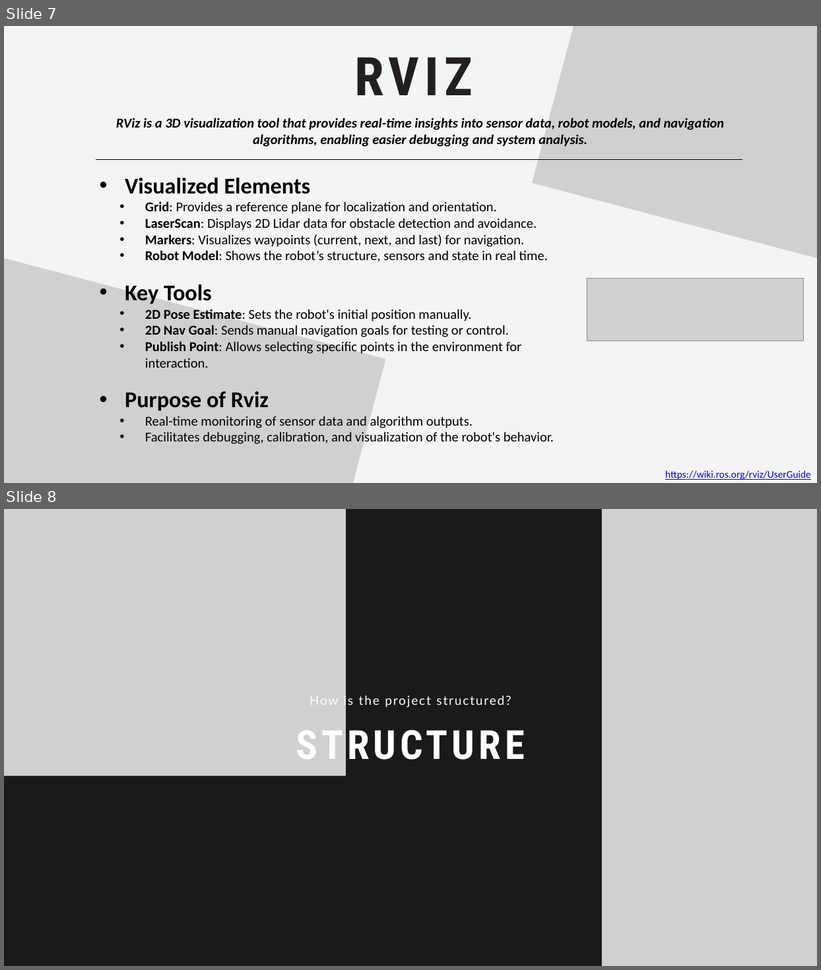
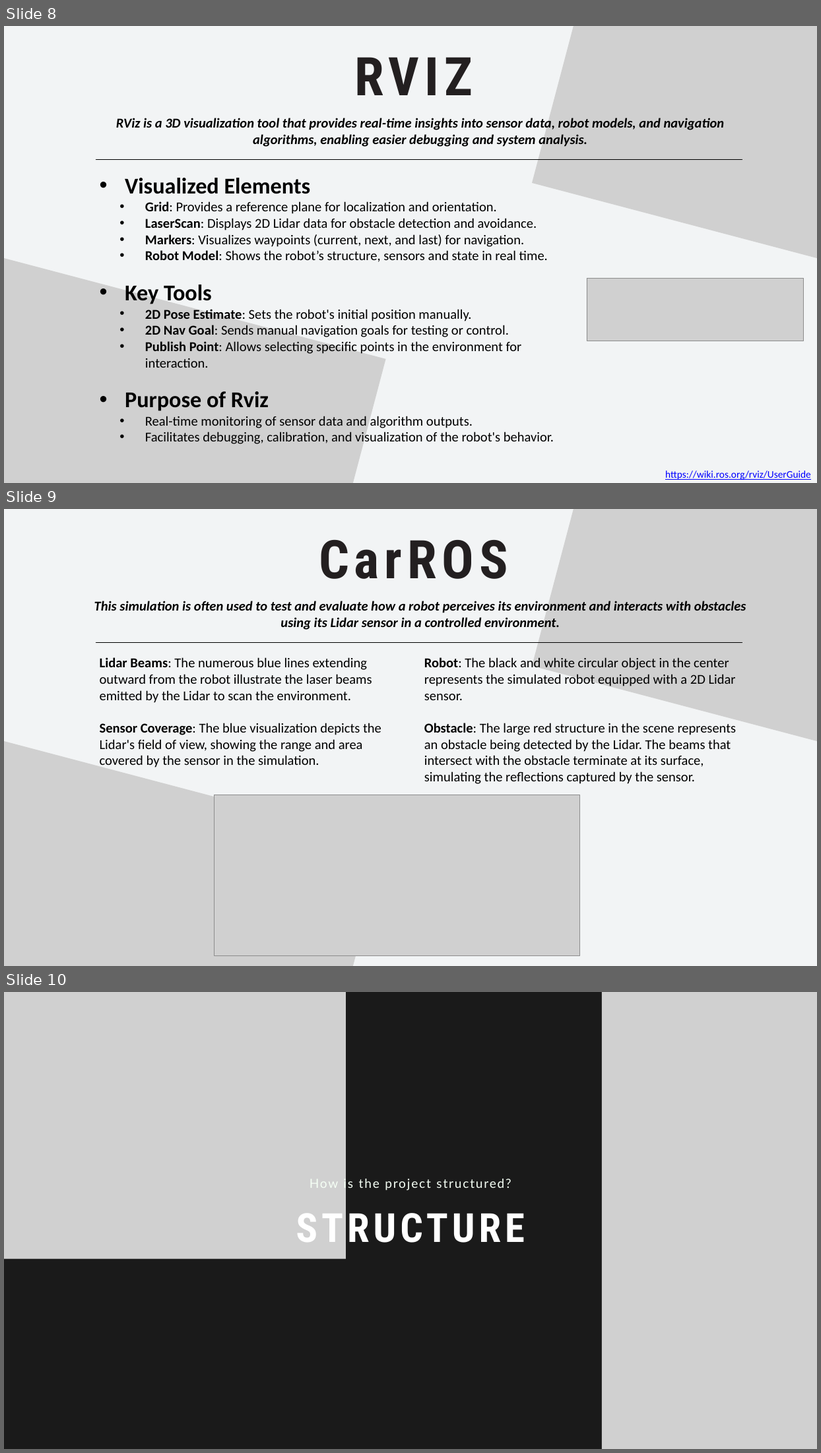
Before and after one commit to Endless077/Simple_CarROS, a slide deck: ros_presentation.pptx. Shown one above the other, each under a label of ours: slides 7 and 8 before the commit, slides 8, 9 and 10 after it. The pictures are 821x970 and 821x1453 pixels, drawn with LibreOffice and Linux fonts; fonts in the diff are those of the drawing; grey boxes stand for pictures. Boxes give left, top, right and bottom in pixels: in the first picture for what was removed or moved away, otherwise in the second. Text is boxed around its words. In the diff, an @@ line names an element or a change of style, - is before the commit and + after.

```diff
--- a/ros_presentation.pptx
+++ b/ros_presentation.pptx
@@ slide 9 added at [4,509,817,966], background #F2F4F5 @@
@@ picture added at [532,509,817,824] @@
@@ text added at [319,539,508,579], 94.3 pt, text #231F20, bold @@
+CarROS
@@ text added at [94,601,746,630], 24 pt, text #000000, bold, italic @@
+This simulation is often used to test and evaluate how a robot perceives its environment and interacts with obstacles using its Lidar sensor in a controlled environment.
@@ line added from (96, 642) to (743, 642), #000000 0.75 pt @@
@@ text added at [100,657,382,768], 24 pt, text #000000 @@
+Lidar Beams: The numerous blue lines extending outward from the robot illustrate the laser beams emitted by the Lidar to scan the environment.
+Sensor Coverage: The blue visualization depicts the Lidar's field of view, showing the range and area covered by the sensor in the simulation.
@@ text added at [424,657,737,784], 24 pt, text #000000 @@
+Robot: The black and white circular object in the center represents the simulated robot equipped with a 2D Lidar sensor.
+Obstacle: The large red structure in the scene represents an obstacle being detected by the Lidar. The beams that intersect with the obstacle terminate at its surface, simulating the reflections captured by the sensor.
@@ picture added at [4,683,386,966] @@
@@ picture added at [214,795,580,956] @@
@@ what was slide 7 is now slide 8 @@
@@ what was slide 8 is now slide 10 @@
```
Also in this commit, not shown: 1 other slide added, 6 other files.
